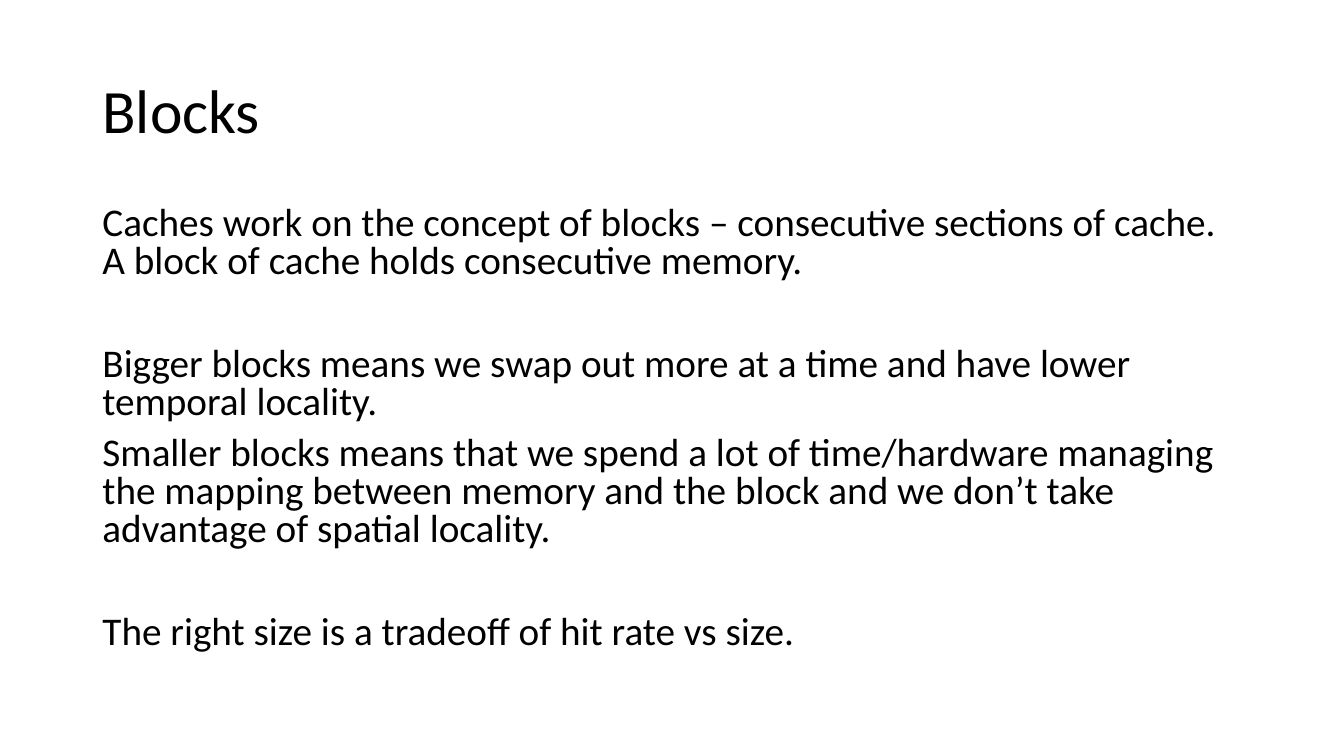
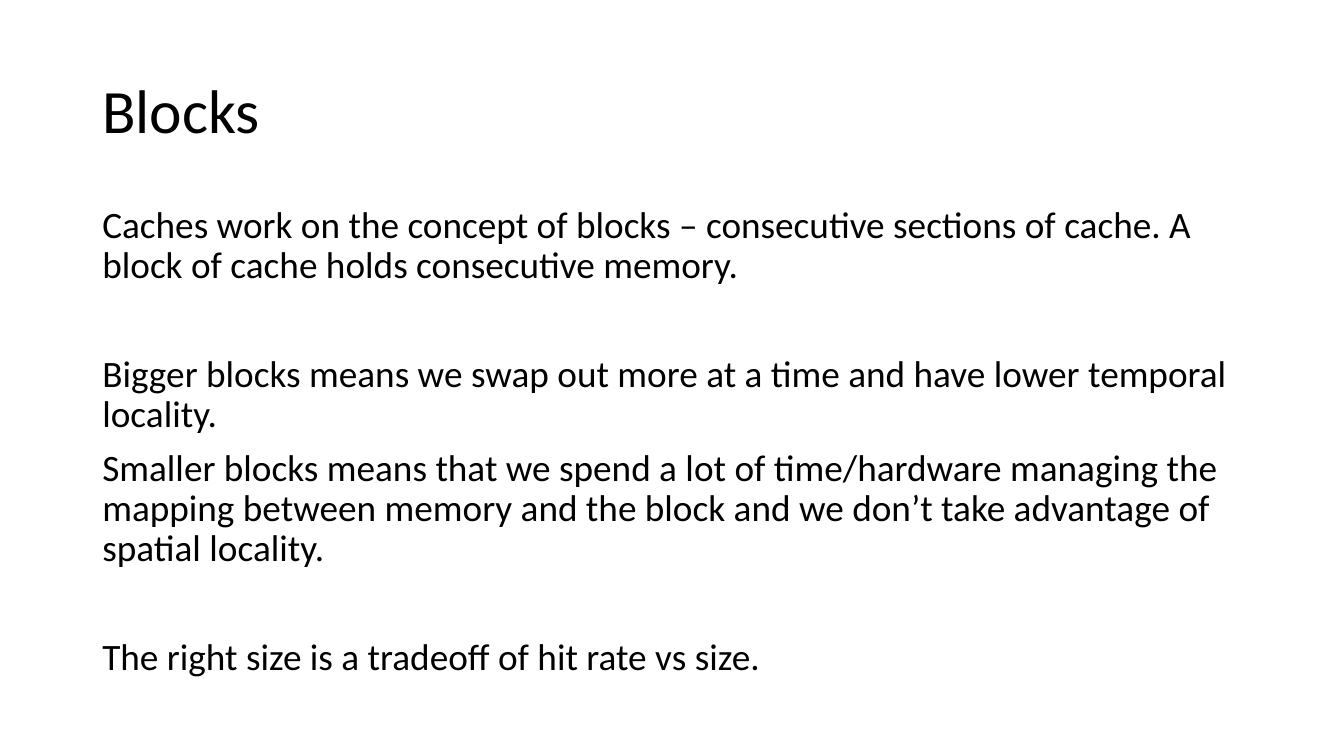
Before and after one commit to mendelsshop/icsi404, a slide deck: slide 18 of Slides/404 - 4 - Caches.pptx (slide 16 before the commit). Drawn at 1344x756 pixels with LibreOffice and Linux fonts; fonts in the diff are those of the drawing. Boxes give left, top, right and bottom in pixels: in the first picture for what was removed or moved away, otherwise in the second. Text is boxed around its words. In the diff, an @@ line names an element or a change of style, - is before the commit and + after.

```diff
--- a/Slides/404 - 4 - Caches.pptx
+++ b/Slides/404 - 4 - Caches.pptx
@@ text "Caches work on the concept ..." at (x1=102, y1=212, x2=1226, y2=677): size 28 to 26.6 pt; line spacing 0.8 to 0.9 @@
```
Also in this commit, not shown: 11 other slides changed, 3 slides added, 1 slide removed, 3 other files.
